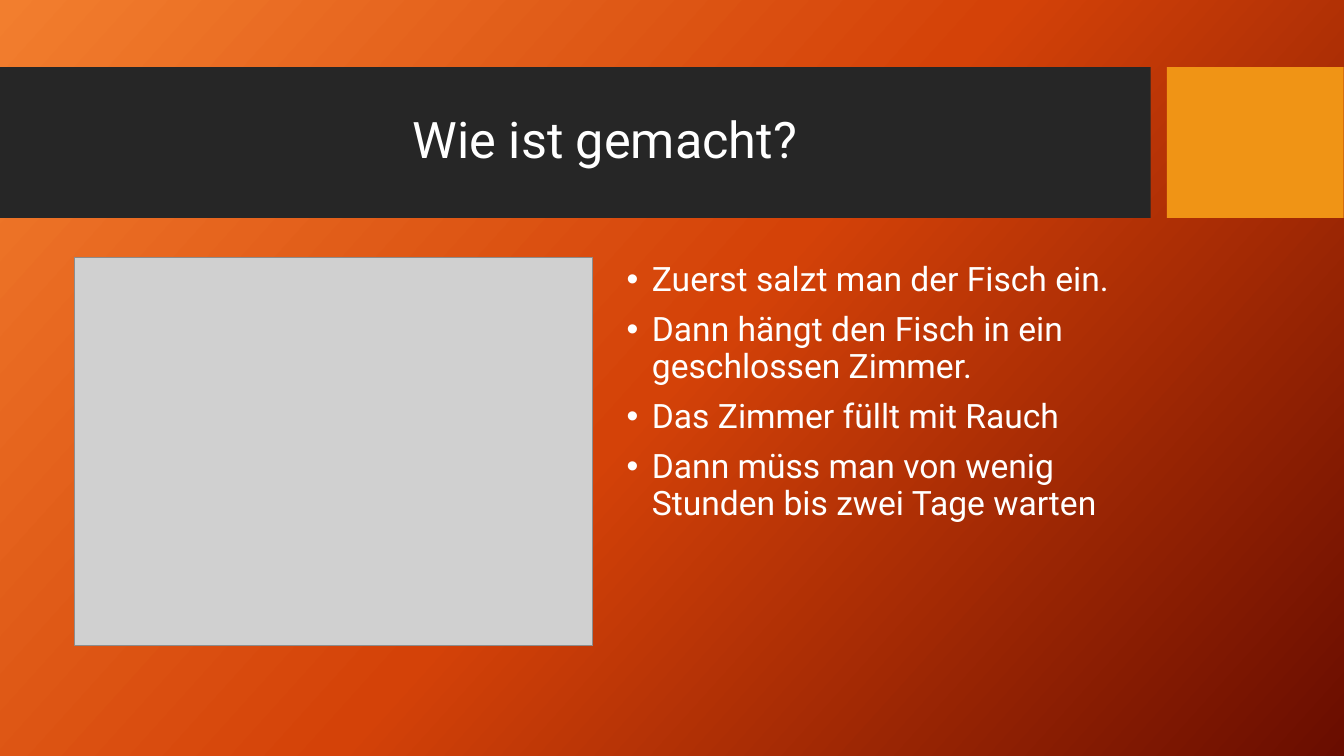
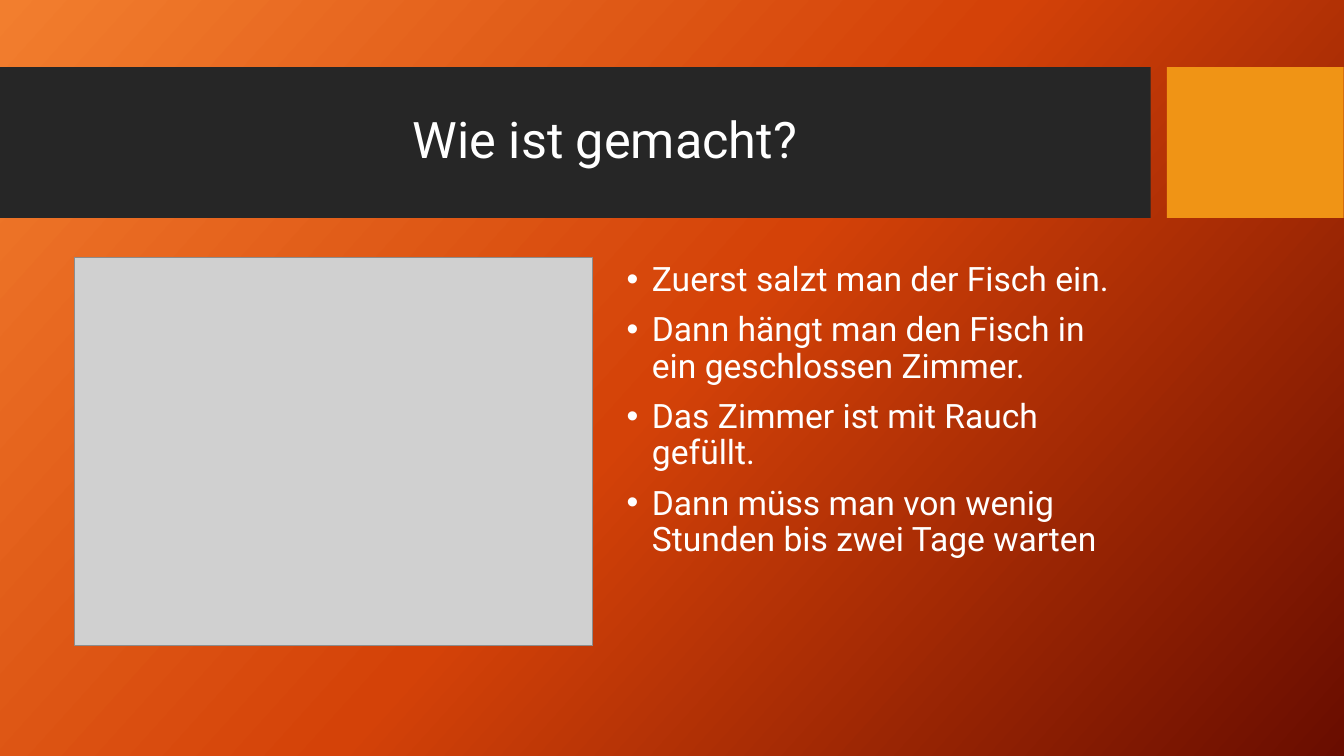
Before and after one commit to ClarkGuilty/2017, a slide deck: slide 5 of otrasMaterias/Präsentation.pptx. Drawn at 1344x756 pixels with LibreOffice and Linux fonts; fonts in the diff are those of the drawing; grey boxes stand for pictures; background and template pictures are left out. Boxes give left, top, right and bottom in pixels: in the first picture for what was removed or moved away, otherwise in the second. Text is boxed around its words. In the diff, an @@ line names an element or a change of style, - is before the commit and + after.

```diff
--- a/otrasMaterias/Präsentation.pptx
+++ b/otrasMaterias/Präsentation.pptx
@@ text at (x1=652, y1=315, x2=1085, y2=471): text changed @@
-• Dann hängt den Fisch in ein geschlossen Zimmer.
-• Das Zimmer füllt mit Rauch
+• Dann hängt man den Fisch in ein geschlossen Zimmer.
+• Das Zimmer ist mit Rauch gefüllt.
```
Also in this commit, not shown: 3 other slides changed, 3 other files.
